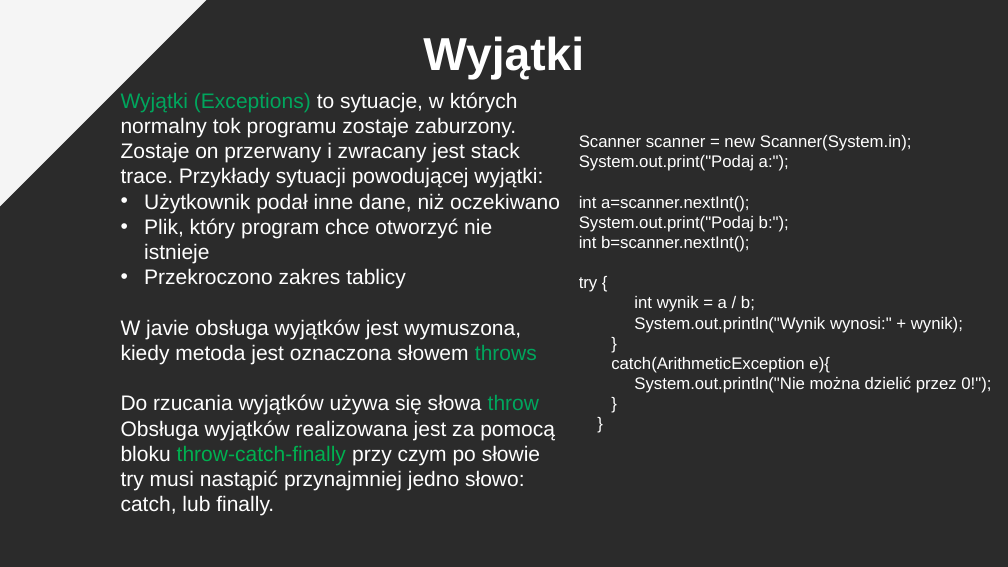
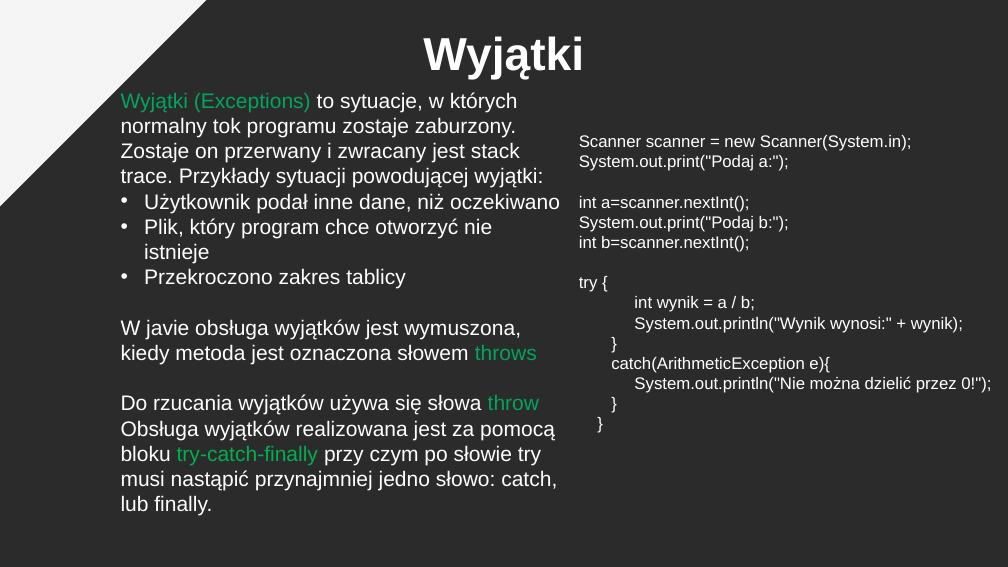
Before and after one commit to pkrajnik/WprowadzenieDoJava4Zajecia, a slide deck: slide 30 of WprowadzenieDoJezykaJAVA_v2_PiotrKrajnik.pptx. Drawn at 1008x567 pixels with LibreOffice and Linux fonts; fonts in the diff are those of the drawing; background and template pictures are left out; a plain dark background stands for a picture behind light text. Boxes give left, top, right and bottom in pixels: in the first picture for what was removed or moved away, otherwise in the second. Text is boxed around its words. In the diff, an @@ line names an element or a change of style, - is before the commit and + after.

```diff
--- a/WprowadzenieDoJezykaJAVA_v2_PiotrKrajnik.pptx
+++ b/WprowadzenieDoJezykaJAVA_v2_PiotrKrajnik.pptx
@@ text at [121, 420, 557, 516]: text changed @@
-Obsługa wyjątków realizowana jest za pomocą bloku throw-catch-finally przy czym po słowie try musi nastąpić przynajmniej jedno słowo: catch, lub finally.
+Obsługa wyjątków realizowana jest za pomocą bloku try-catch-finally przy czym po słowie try musi nastąpić przynajmniej jedno słowo: catch, lub finally.
```
Also in this commit, not shown: 3 other slides changed.
